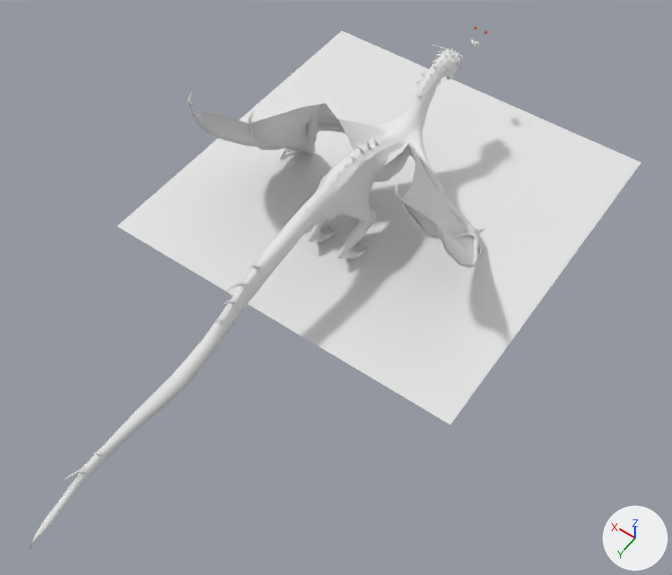
Before and after pictures for a commit that changed the Blender file Assets/Packages/Dragon/smaug.blend.
One viewpoint serves both versions: a camera (50 mm lens) standing at (-64.1, 106.3, 129.1) and looking at (-9.2, 29.5, 8.5). Every picture has the same lights, and +X, +Y and +Z are marked at lower right.

The first picture shows 'Plane', 'smaug'.
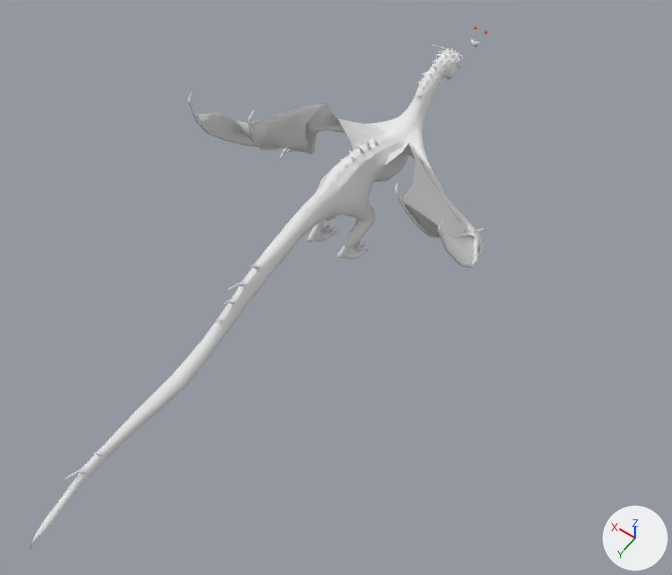
Scene script edits in JSON lines:
```json
{"block": "me_cube", "where": "# used by ob_smaug; location = (0.0, 0.0, 0.0); scale = (2.49, 2.49, 2.49)"}
{"op": "remove", "block": "me_cube", "code": "me_cube.from_pydata(...)  # 5901 vertices, 6222 faces; spans x -10.6..10.6, y -12.6..35.9, z -0.1..11.7"}
{"op": "add", "block": "me_cube", "code": "me_cube.from_pydata(...)  # 5918 vertices, 6239 faces; spans x -10.6..10.6, y -12.6..35.9, z -0.1..11.7"}
{"block": "me_cube", "change": "me_cube part 1"}
{"block": "me_cube", "change": "90 faces are deleted"}
{"block": "me_cube", "change": "17 vertices are added at x 3.4..10.5, y 0.2..9.4, z 0.8..9.9"}
{"block": "me_cube", "change": "93 new faces join them, mat_wings (its picture is missing), smooth"}
{"block": "me_cube", "change": "14 new faces join them, mat_skin (its picture is missing)"}
{"op": "remove", "block": "ob_plane", "code": ["ob_plane = bpy.data.objects.new('Plane', me_plane)", "ob_plane.location = (0.0, 0.0, 0.0)", "ob_plane.scale = (36.0, 36.0, 36.0)"]}
```

Pixel boxes [x1, y1, x2, y2] of what changed, in the pictures (672 x 575 px; the box of a moved part takes in the faces that stretch with it):
```json
{"object": "Plane", "change": "deleted", "before": [117, 31, 641, 425]}
{"part": 1, "of": "me_cube", "change": "moved or reshaped", "before": [195, 103, 475, 263], "after": [195, 103, 475, 263]}
```
